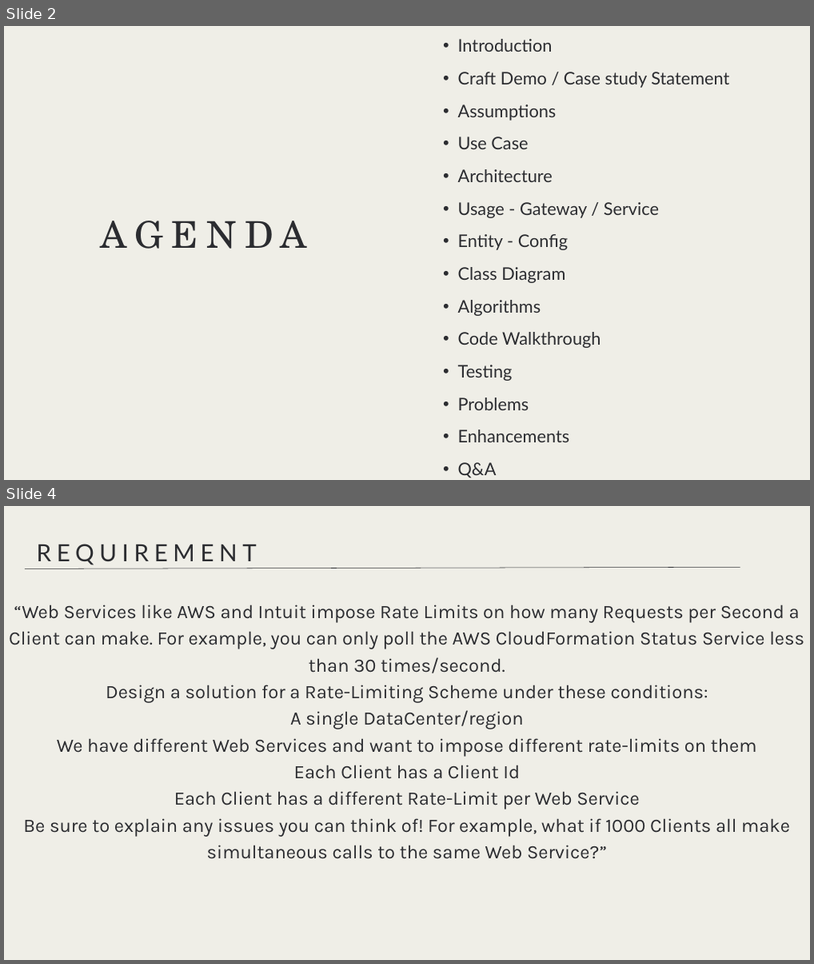
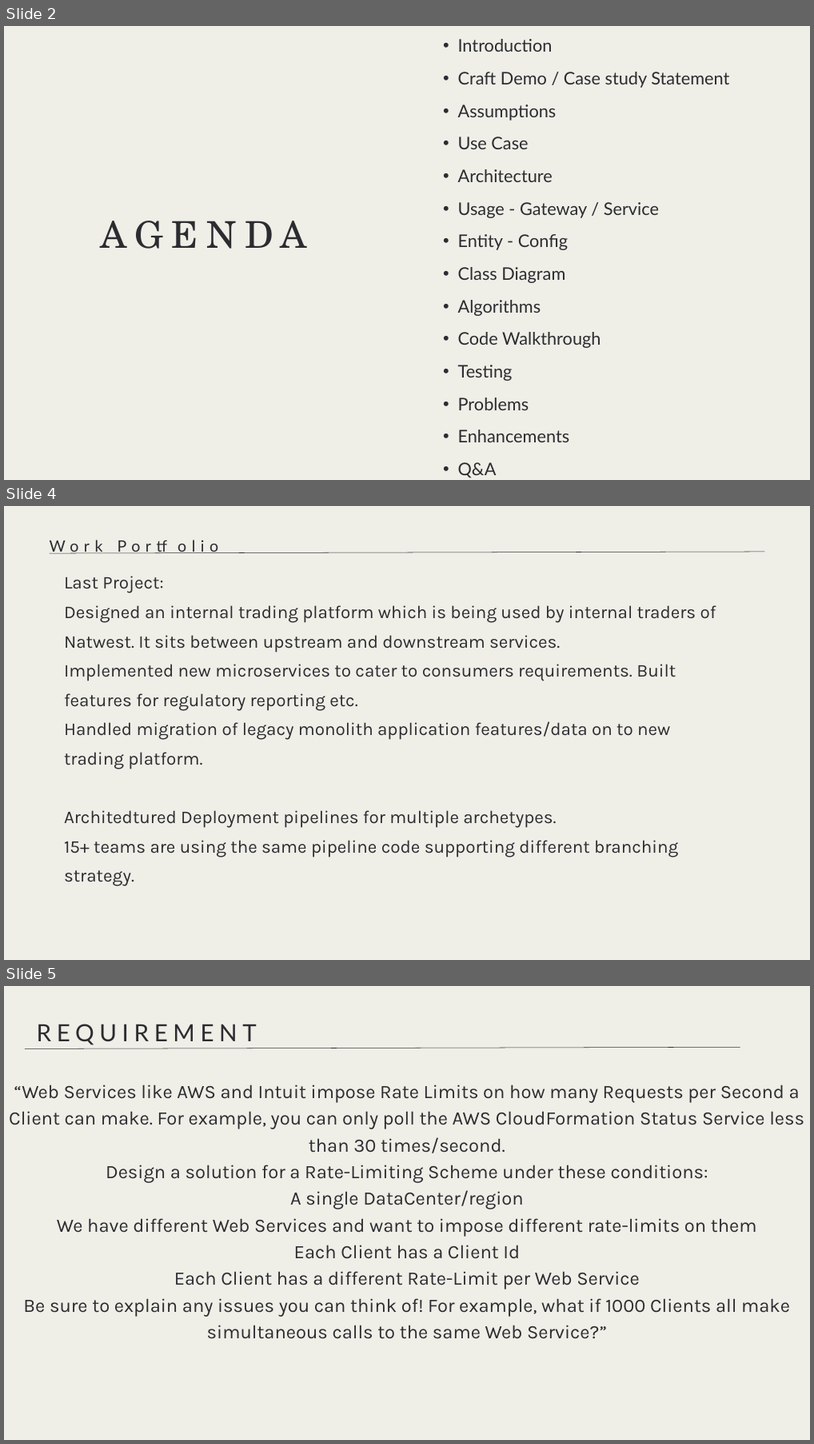
Before and after one commit to amanjot-singh10/intuit-rate-limiter, a slide deck: Intuit_Rate_Limiter_Craft_Demo.pptx. Shown one above the other, each under a label of ours: slides 2 and 4 before the commit, slides 2, 4 and 5 after it; the slides between them are not shown. The pictures are 814x964 and 814x1444 pixels, drawn with LibreOffice and Linux fonts; fonts in the diff are those of the drawing. Boxes give left, top, right and bottom in pixels: in the first picture for what was removed or moved away, otherwise in the second. Text is boxed around its words. In the diff, an @@ line names an element or a change of style, - is before the commit and + after.

```diff
--- a/Intuit_Rate_Limiter_Craft_Demo.pptx
+++ b/Intuit_Rate_Limiter_Craft_Demo.pptx
@@ slide 4 added at [4, 506, 810, 960], background #EFEEE7 @@
@@ text added at [49, 523, 765, 551], 28 pt, text #2B2C30 @@
+Work Portfolio
@@ line added from (50, 553) to (766, 552), #2B2C30 0.75 pt @@
@@ text added at [64, 576, 717, 886], 32.1 pt, text #2B2C30 @@
+  Last Project:
+  Designed an internal trading platform which is being used by internal traders of Natwest. It sits between upstream and downstream services.
+  Implemented new microservices to cater to consumers requirements. Built features for regulatory reporting etc.
+  Handled migration of legacy monolith application features/data on to new trading platform.
+  Architedtured Deployment pipelines for multiple archetypes.
+  15+ teams are using the same pipeline code supporting different branching strategy.
@@ what was slide 4 is now slide 5 @@
```
Also in this commit, not shown: 1 slide changed.
